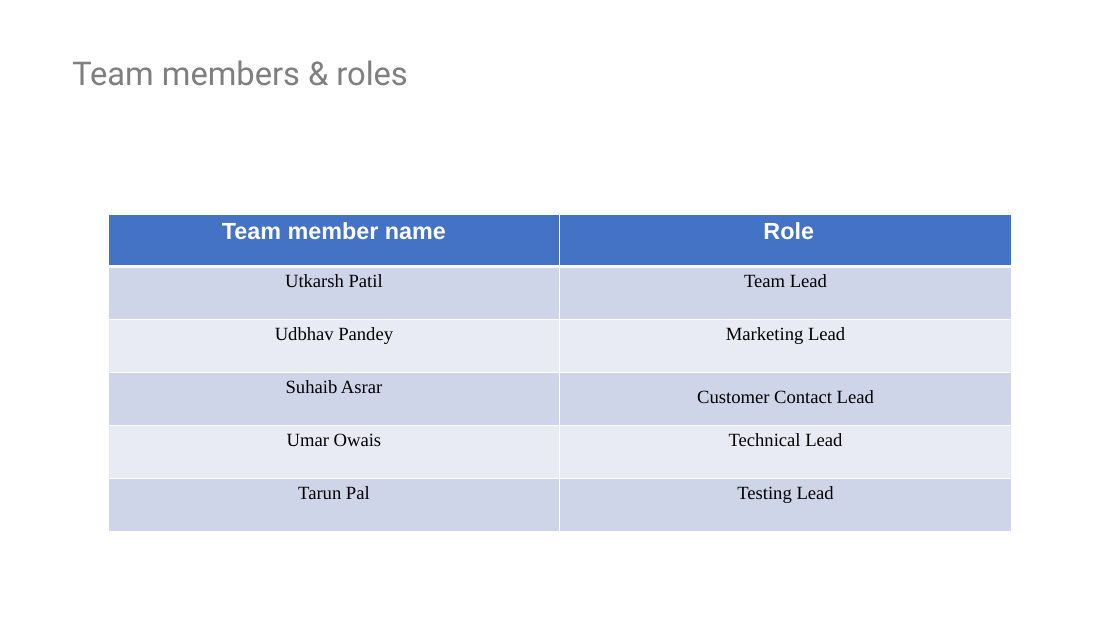
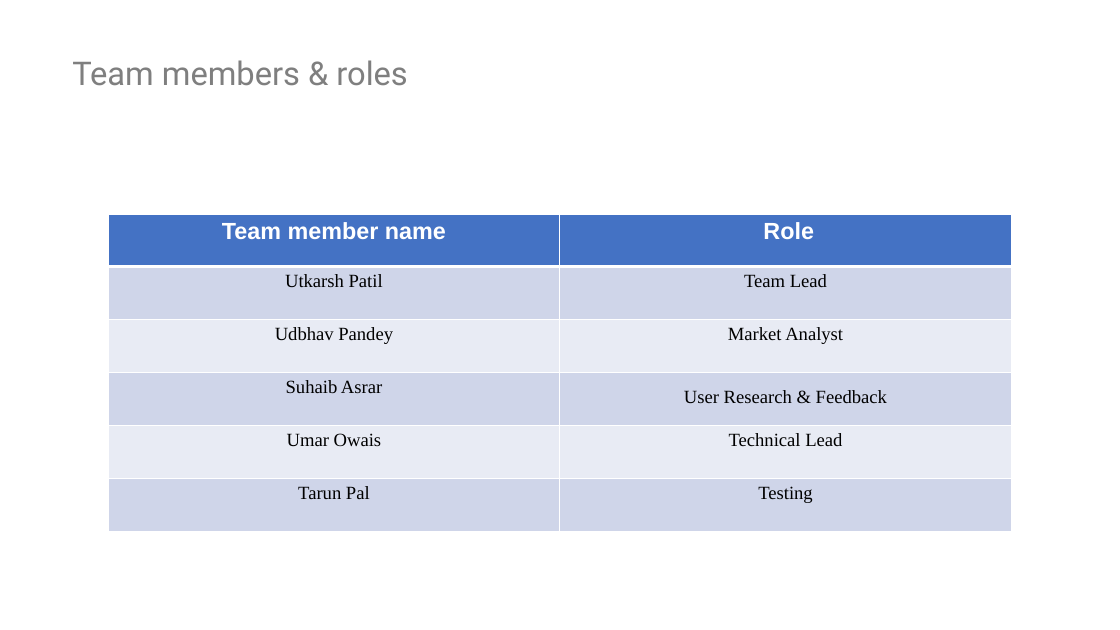
Before and after one commit to utkarshpatil02/NeuroWatchMain, a slide deck: slide 2 of documents/NeuroWatch.pptx. Drawn at 1120x630 pixels with LibreOffice and Linux fonts; fonts in the diff are those of the drawing; background and template pictures are left out. Boxes give left, top, right and bottom in pixels: in the first picture for what was removed or moved away, otherwise in the second. Text is boxed around its words. In the diff, an @@ line names an element or a change of style, - is before the commit and + after.

```diff
--- a/documents/NeuroWatch.pptx
+++ b/documents/NeuroWatch.pptx
@@ table at box(108, 214, 1012, 532) @@
-row 3, column 2: Marketing Lead
+row 3, column 2: Market Analyst
-row 4, column 2: Customer Contact Lead
+row 4, column 2: User Research & Feedback
-row 6, column 2: Testing Lead
+row 6, column 2: Testing
```
Also in this commit, not shown: 1 other file.
